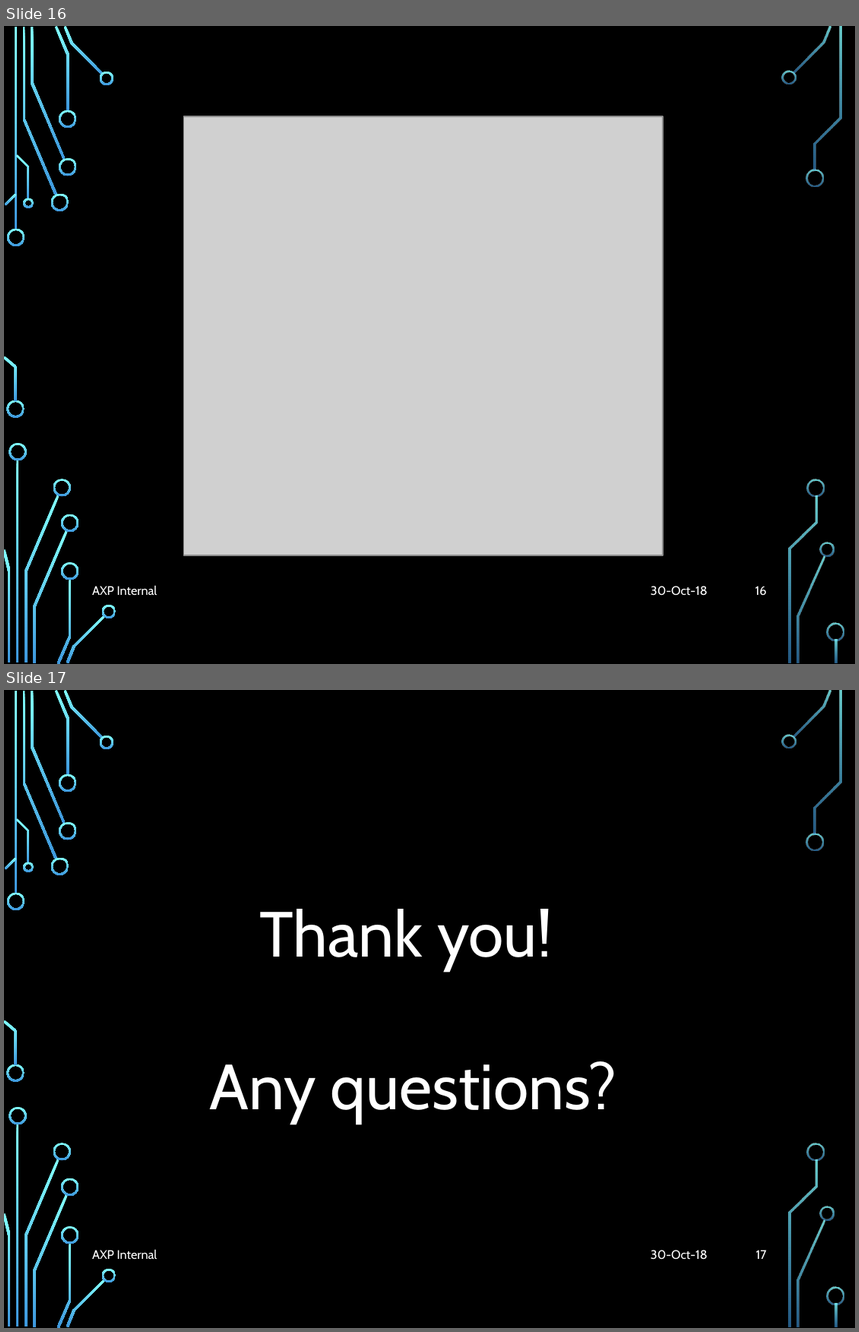
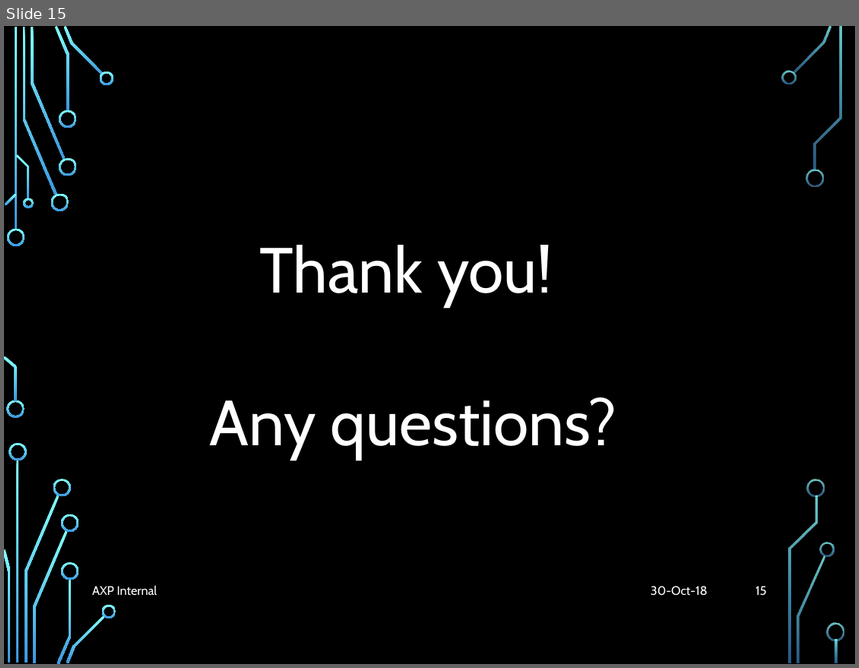
Before and after one commit to liyuan6006/GitStrategies, a slide deck: Branching.pptx. Shown one above the other, each under a label of ours: slides 16 and 17 before the commit, slide 15 after it. The pictures are 859x1332 and 859x668 pixels, drawn with LibreOffice and Linux fonts; fonts in the diff are those of the drawing; grey boxes stand for pictures; background and template pictures are left out. Boxes give left, top, right and bottom in pixels: in the first picture for what was removed or moved away, otherwise in the second. Text is boxed around its words. In the diff, an @@ line names an element or a change of style, - is before the commit and + after.

```diff
--- a/Branching.pptx
+++ b/Branching.pptx
@@ slide 16 removed at (4, 26, 855, 664), background picture (left out); not listed: 36 template elements that a slide beside it also shows @@
@@ picture removed at (183, 116, 663, 556) @@
@@ text removed at (92, 585, 158, 595) @@
-AXP Internal
@@ text removed at (651, 586, 708, 596) @@
-30-Oct-18
@@ page number removed at (756, 586, 767, 596) @@
-16
@@ what was slide 17 is now slide 15 @@
@@ page number at (756, 586, 767, 596): text changed @@
-17
+15
```
Also in this commit, not shown: 4 slides changed, 1 other slide removed.
